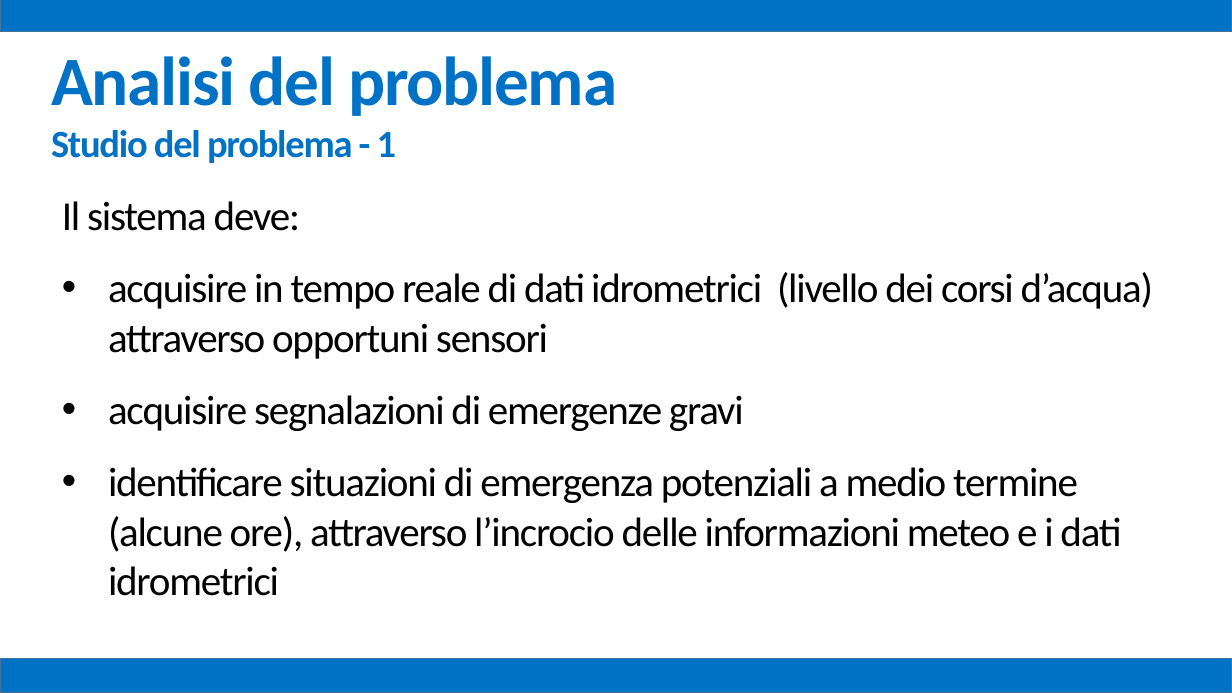
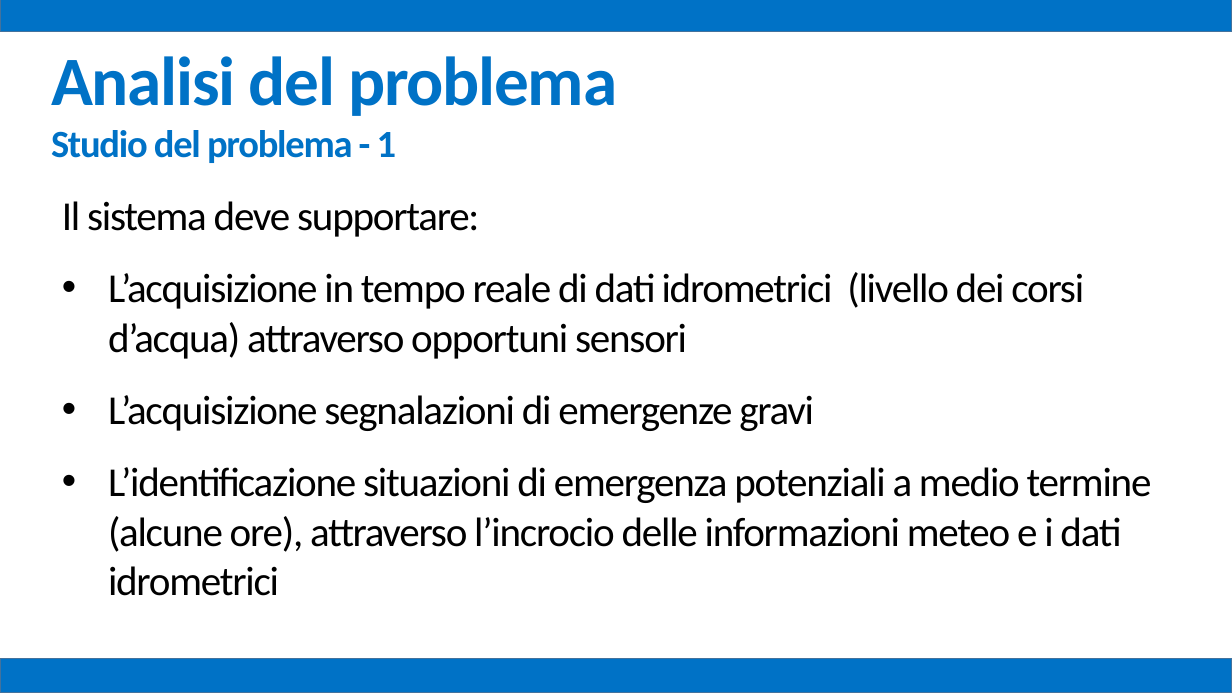
Before and after one commit to mz1991/ProgettoFebbraio2015, a slide deck: slide 3 of Febbraio 2015.pptx. Drawn at 1232x693 pixels with LibreOffice and Linux fonts; fonts in the diff are those of the drawing. Boxes give left, top, right and bottom in pixels: in the first picture for what was removed or moved away, otherwise in the second. Text is boxed around its words. In the diff, an @@ line names an element or a change of style, - is before the commit and + after.

```diff
--- a/Febbraio 2015.pptx
+++ b/Febbraio 2015.pptx
@@ text at box(62, 201, 1152, 596): text changed @@
-Il sistema deve:
-• acquisire in tempo reale di dati idrometrici (livello dei corsi d’acqua) attraverso opportuni sensori
-• acquisire segnalazioni di emergenze gravi
-• identificare situazioni di emergenza potenziali a medio termine (alcune ore), attraverso l’incrocio delle informazioni meteo e i dati idrometrici
+Il sistema deve supportare:
+• L’acquisizione in tempo reale di dati idrometrici (livello dei corsi d’acqua) attraverso opportuni sensori
+• L’acquisizione segnalazioni di emergenze gravi
+• L’identificazione situazioni di emergenza potenziali a medio termine (alcune ore), attraverso l’incrocio delle informazioni meteo e i dati idrometrici
```
Also in this commit, not shown: 11 other slides changed, 1 other file.
